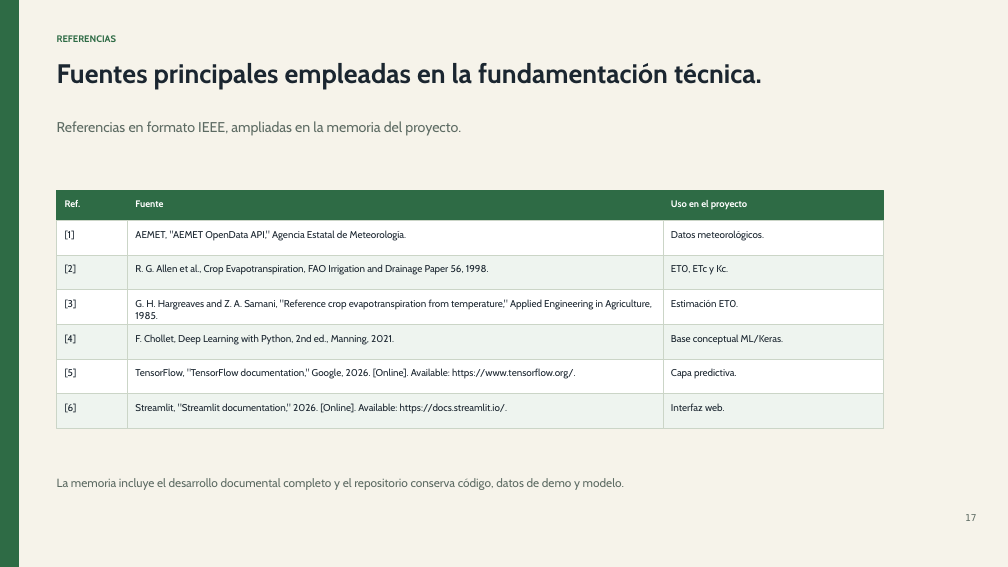
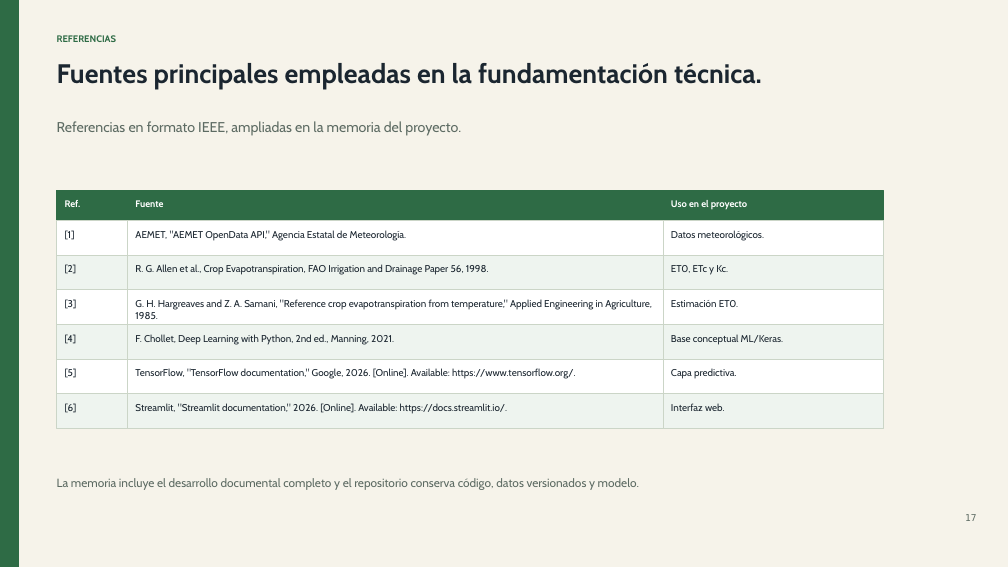
Before and after one commit to romanmaeztu/PI-Agricultura-de-Precisi-n, a slide deck: slide 17 of docs/presentacion_defensa_tfg_riego_jurado.pptx. Drawn at 1008x567 pixels with LibreOffice and Linux fonts; fonts in the diff are those of the drawing. Boxes give left, top, right and bottom in pixels: in the first picture for what was removed or moved away, otherwise in the second. Text is boxed around its words. In the diff, an @@ line names an element or a change of style, - is before the commit and + after.

```diff
--- a/docs/presentacion_defensa_tfg_riego_jurado.pptx
+++ b/docs/presentacion_defensa_tfg_riego_jurado.pptx
@@ text at [57,478,639,490]: text changed @@
-La memoria incluye el desarrollo documental completo y el repositorio conserva código, datos de demo y modelo.
+La memoria incluye el desarrollo documental completo y el repositorio conserva código, datos versionados y modelo.
```
Also in this commit, not shown: 9 other slides changed, 9 other files.
